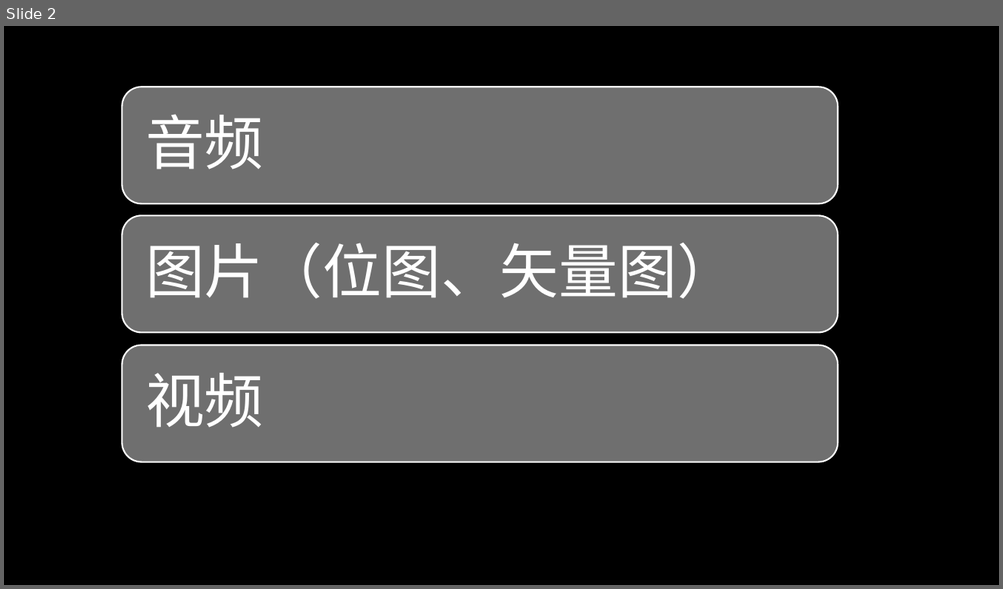
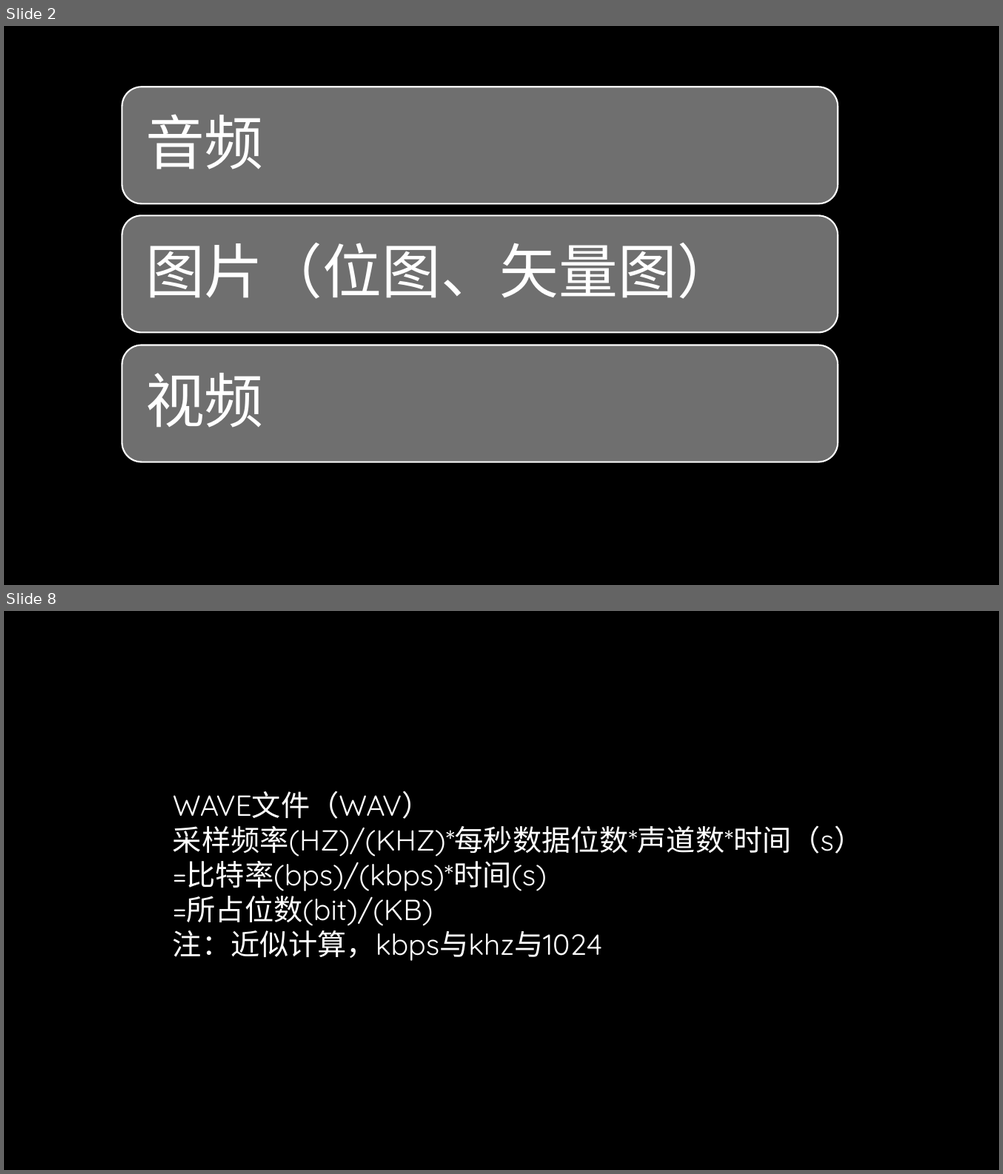
Before and after one commit to TomisTony/Techshare, a slide deck: 初探多媒体.pptx. Shown one above the other, each under a label of ours: slide 2 before the commit, slides 2 and 8 after it; the slides between them are not shown. The pictures are 1003x589 and 1003x1174 pixels, drawn with LibreOffice and Linux fonts; fonts in the diff are those of the drawing; background and template pictures are left out. Boxes give left, top, right and bottom in pixels: in the first picture for what was removed or moved away, otherwise in the second. Text is boxed around its words. In the diff, an @@ line names an element or a change of style, - is before the commit and + after.

```diff
--- a/初探多媒体.pptx
+++ b/初探多媒体.pptx
@@ slide 8 added at [4,611,999,1170], background picture (left out) @@
@@ text added at [173,791,862,961], 28 pt, text #FFFFFF @@
+WAVE文件（WAV）
+采样频率(HZ)/(KHZ)*每秒数据位数*声道数*时间（s）
+=比特率(bps)/(kbps)*时间(s)
+=所占位数(bit)/(KB)
+注：近似计算，kbps与khz与1024
```
Also in this commit, not shown: 3 slides changed, 2 other slides added, 1 other file.
